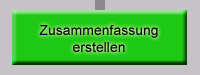
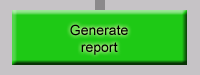
Layered file, before and after one edit (200px x 75px). Changes by layer:
renamed "Zusammenfassung erstellen" to "Generate report", painted on it over [39, 24, 158, 55]
